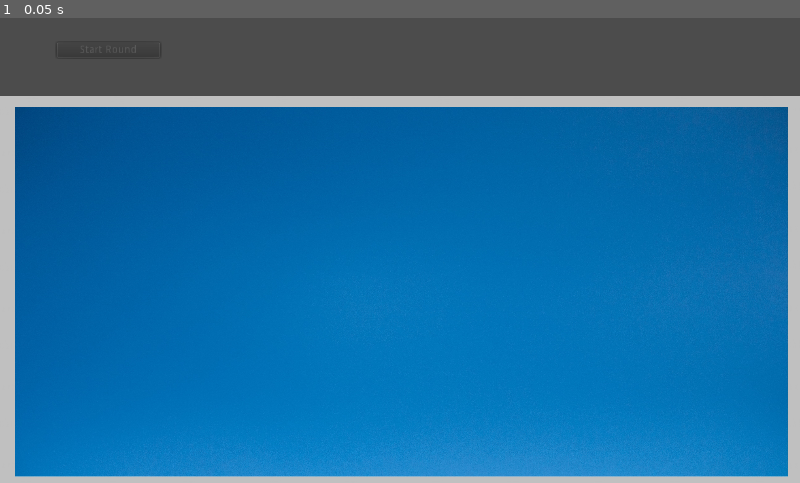
Above: before the commit, frame 1.
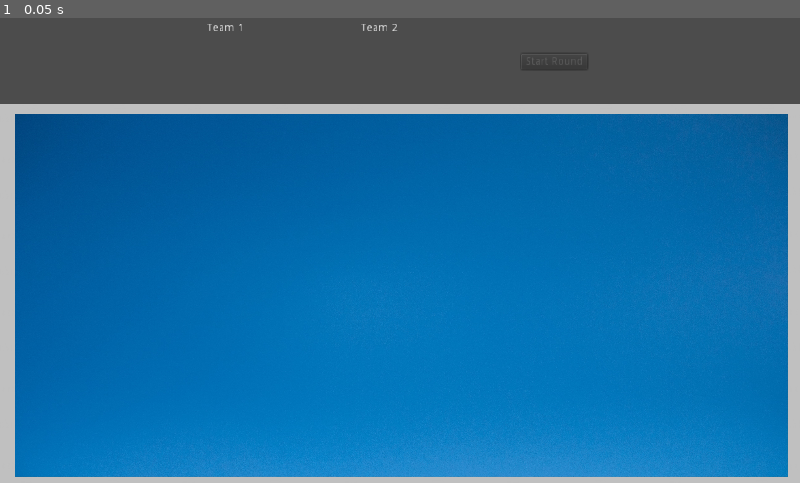
Above: after the commit, the same moment.

Repository: putskan/LolliBird
Game: Godot game, scene res://src/Game/Game.tscn
Same seed, same stepped clock (60 frames per second), same inputs: the game is played once before the commit and once after it. This scene is started directly instead of the project's main scene. Video files are missing from this copy of the repository; at most half a second of black plays in their place.
Inputs:
- Up to frame 1 (0.05 s): no input

The runs differ from the first frame. In frame 1, 3.4% of the frame differs, in the area x 0-100%, y 1-99%.
Error before the commit: Invalid call. Nonexistent function 'keys' in base 'Nil'. (res://src/Maps/Map.gd:83)
Error after the commit: Invalid call. Nonexistent function 'keys' in base 'Nil'. (res://src/Maps/Map.gd:36)

Commit message:
Add players captivity-related functions

Diff:
--- a/Game/Client/src/Game/Game.gd
+++ b/Game/Client/src/Game/Game.gd
@@ -1,7 +1,13 @@
 extends MarginContainer
 
+var scoreboard_player_label_name_pattern = 'ScoreboardLabel-%d'
 onready var start_round_button_node = find_node('StartRoundButton', true, false)
 onready var map_node = find_node('Map', true, false)
+onready var ui_scoreboard_nodes = {
+									'Team1': get_node("VBoxContainer/UIPane/Team1/Scoreboard"),
+									'Team2': get_node("VBoxContainer/UIPane/Team2/Scoreboard")
+								}
+
 signal game_round_start
 signal game_round_finish
 
@@ -11,9 +17,10 @@
 	else:
 		start_round_button_node.disabled = true
 	Server.connect('round_start', self, '_on_round_start')
-	Server.connect('round_finish', self, '_on_round_finish')
+	# Server.connect('round_finish', self, '_on_round_finish')
 	map_node.connect('player_caught', self, '_on_player_caught')
 	Server.connect('player_caught', self, '_on_player_caught')
+	ui_init_players_scoreboard()
 
 
 func _on_StartRoundButton_pressed():
@@ -37,17 +44,52 @@
 
 
 func _on_player_caught(catcher_pid, runner_pid):
-	print('_on_player_caught')
 	if runner_pid == Globals.player_id:
-		print('if1')
 		# received from map scene (becuase own player was eliminated)
 		Server.multicast_player_caught(catcher_pid, runner_pid)
 
 	else:
-		print('else')
 		var runner_node = map_node.find_node(str(runner_pid), true, false)
 		map_node.eliminate_player(runner_node)
 
 	### update UI, relevant variables, etc ###
-	print('Game.tscn: player caught!')
-	pass
+	handle_capture_data(catcher_pid, runner_pid)
+
+
+func handle_capture_data(catcher_pid, runner_pid):
+	save_capture_data(catcher_pid, runner_pid)
+	ui_save_capture_data(catcher_pid, runner_pid)
+	#release_captives()
+	#ui_release_captives()
+
+
+func save_capture_data(catcher_pid, runner_pid):
+	if not Globals.captures.has(catcher_pid):
+		Globals.captures[catcher_pid] = [runner_pid]
+	else:
+		Globals.captures[catcher_pid].append(runner_pid)
+
+
+func ui_save_capture_data(catcher_pid, runner_pid):
+	for scoreboard_parent in ui_scoreboard_nodes.values():
+		for player_label in scoreboard_parent.get_children():
+			if player_label.name == scoreboard_player_label_name_pattern % catcher_pid:
+				# increment by 1
+				var splitted_label_text = player_label.text.split(': ')
+				player_label.text = splitted_label_text[0] + ': %d' % (int(splitted_label_text[1]) + 1)
+
+			elif player_label.name == scoreboard_player_label_name_pattern % runner_pid:
+				var splitted_label_text = player_label.text.split(': ')
+				player_label.text = splitted_label_text[0] + ': 0'
+
+
+func ui_init_players_scoreboard():
+	for team_name in Globals.teams_players:
+		if team_name != 'Unassigned':
+			var parent_node = ui_scoreboard_nodes[team_name]
+			for pid in Globals.teams_players[team_name]:
+				var player_name = Globals.teams_players[team_name][pid]['player_name']
+				var player_label = Label.new()
+				player_label.name = scoreboard_player_label_name_pattern % pid
+				player_label.text = '%s: 0' % player_name
+				parent_node.add_child(player_label)
--- a/Game/Client/src/Game/Game.tscn
+++ b/Game/Client/src/Game/Game.tscn
@@ -6,6 +6,7 @@
 [node name="Game" type="MarginContainer"]
 anchor_right = 1.0
 anchor_bottom = 1.0
+margin_top = 10.0
 script = ExtResource( 2 )
 __meta__ = {
 "_edit_use_anchors_": false
@@ -13,20 +14,72 @@
 
 [node name="VBoxContainer" type="VBoxContainer" parent="."]
 margin_right = 1024.0
-margin_bottom = 604.0
+margin_bottom = 594.0
 
-[node name="UIPane" type="Control" parent="VBoxContainer"]
+[node name="UIPane" type="HBoxContainer" parent="VBoxContainer"]
 margin_right = 1024.0
 margin_bottom = 100.0
 rect_min_size = Vector2( 0, 100 )
+size_flags_horizontal = 5
+custom_constants/separation = 150
+alignment = 1
 
-[node name="StartRoundButton" type="Button" parent="VBoxContainer/UIPane"]
-anchor_left = 0.071
-anchor_top = 0.353
-anchor_right = 0.188
-anchor_bottom = 0.353
-margin_right = 12.0
-margin_bottom = 20.0
+[node name="Team1" type="VBoxContainer" parent="VBoxContainer/UIPane"]
+margin_left = 265.0
+margin_right = 312.0
+margin_bottom = 100.0
+custom_constants/separation = 15
+
+[node name="Team2Label" type="Label" parent="VBoxContainer/UIPane/Team1"]
+margin_right = 47.0
+margin_bottom = 14.0
+text = "Team 1"
+
+[node name="Scoreboard" type="GridContainer" parent="VBoxContainer/UIPane/Team1"]
+margin_top = 29.0
+margin_right = 47.0
+margin_bottom = 29.0
+custom_constants/hseparation = 30
+columns = 3
+
+[node name="Team2" type="VBoxContainer" parent="VBoxContainer/UIPane"]
+margin_left = 462.0
+margin_right = 509.0
+margin_bottom = 100.0
+custom_constants/separation = 15
+
+[node name="Team2Label" type="Label" parent="VBoxContainer/UIPane/Team2"]
+margin_right = 47.0
+margin_bottom = 14.0
+text = "Team 2"
+
+[node name="Scoreboard" type="GridContainer" parent="VBoxContainer/UIPane/Team2"]
+margin_top = 29.0
+margin_right = 47.0
+margin_bottom = 29.0
+custom_constants/hseparation = 30
+columns = 3
+
+[node name="Control" type="Control" parent="VBoxContainer/UIPane"]
+margin_left = 659.0
+margin_right = 759.0
+margin_bottom = 100.0
+rect_min_size = Vector2( 100, 100 )
+__meta__ = {
+"_edit_use_anchors_": false
+}
+
+[node name="StartRoundButton" type="Button" parent="VBoxContainer/UIPane/Control"]
+anchor_left = 0.5
+anchor_top = 0.5
+anchor_right = 0.5
+anchor_bottom = 0.5
+margin_left = -42.5
+margin_top = -10.0
+margin_right = 42.5
+margin_bottom = 10.0
+size_flags_horizontal = 4
+size_flags_vertical = 4
 text = "Start Round"
 __meta__ = {
 "_edit_use_anchors_": false
@@ -37,6 +90,6 @@
 anchor_bottom = 0.0
 margin_top = 104.0
 margin_right = 1024.0
-margin_bottom = 604.0
-rect_min_size = Vector2( 1024, 500 )
-[connection signal="pressed" from="VBoxContainer/UIPane/StartRoundButton" to="." method="_on_StartRoundButton_pressed"]
+margin_bottom = 594.0
+rect_min_size = Vector2( 1024, 490 )
+[connection signal="pressed" from="VBoxContainer/UIPane/Control/StartRoundButton" to="." method="_on_StartRoundButton_pressed"]
--- a/Game/Client/src/Maps/Map.gd
+++ b/Game/Client/src/Maps/Map.gd
@@ -12,59 +12,12 @@
 signal player_caught(catcher_pid, runner_pid)
 
 
-"""
-func _ready():
-	# request birds list
-	#########  Server.request_team_names_to_players_names()
-	# fetch response
-	Server.connect('response_received_team_names_to_players_names', self, 'align_birds_in_map')
-
-
-func align_birds_in_map(teams_to_players):
-	# get birds from server and insert to map
-	# :dict teams_to_players: {'Team1': ['Dave', 'Ben', ...], 'Team2': [...]}
-	for team_name in teams_to_players.keys():
-		if team_name != 'Unassigned':
-			for player_name in teams_to_players[team_name]:
-				init_bird(team_name, player_name)
-
-
-func init_bird(team_name, player_name):
-	var bird_aligner = Control.new()
-	var bird_node
-	if player_name == Globals.player_name:
-		bird_node = player_bird_res.instance()
-		# make bird distinguishable
-		bird_node.set_modulate(Color(248, 0, 0))
-	else:
-		# not the player itself.
-		bird_node = dummy_bird_res.instance()
-
-
-	bird_aligner.add_child(bird_node)
-	get_node("Floor/%sPlayers" % team_name).add_child(bird_aligner)
-
-	if team_name == 'Team1':
-		bird_node.position.x += 20
-
-	elif team_name == 'Team2':
-		# align to right
-		bird_aligner.set_h_size_flags(8)
-		bird_node.position.x -= 20
-		# mirror bird
-		bird_node.set_scale(Vector2(bird_node.scale.x * -1, bird_node.scale.y))
-"""
-
 func _ready():
 	init_all_players()
 	Server.connect('receive_players_states', self, 'update_all_players_states')
 	yield(get_tree(),"idle_frame")
 	var game_node = get_tree().get_current_scene()
 	game_node.connect('game_round_start', self, '_on_game_round_start')
-
-
-	# fetch response
-	####Server.connect('response_received_team_names_to_players_names', self, 'align_birds_in_map')
 
 
 func _on_game_round_start():
@@ -88,13 +41,13 @@
 
 
 func init_map_player(team_name, player_id, player_name):
-	var player_node = create_player_node(team_name, player_id, player_name)
+	var player_node = create_player_node(team_name, player_id)
 	# for reduction of complexity in other functions (e.g., update_all_players_states)
 	players_ids_to_nodes[player_id] = player_node
 	align_player_node(player_node, team_name)
 
 
-func create_player_node(team_name, player_id, player_name):
+func create_player_node(team_name, player_id):
 	var player_node
 	if player_id == Globals.player_id:
 		player_node = player_bird_res.instance()
@@ -135,7 +88,6 @@
 	var player_aligner = Control.new()
 	player_aligner.add_child(player_node)
 	get_node("%sPlayers" % team_name).add_child(player_aligner)
-
 	if team_name == 'Team1':
 		player_node.position.x += PLAYER_POSITION_OFFSET
 
@@ -162,11 +114,8 @@
 
 func handle_players_collision(other_player_id):
 	if is_player_caught_on_collision():
-		# notify own player was eliminated by another
 		emit_signal('player_caught', other_player_id, Globals.player_id)
 		eliminate_player(client_player_node)
-		### update details, send to server, hide player, etc. ###
-		pass
 
 
 func is_player_caught_on_collision():
--- a/Game/Client/src/Maps/Map.tscn
+++ b/Game/Client/src/Maps/Map.tscn
@@ -13,7 +13,7 @@
 [node name="Map" type="NinePatchRect"]
 anchor_right = 1.0
 anchor_bottom = 1.0
-margin_bottom = -100.0
+margin_bottom = -110.0
 texture = ExtResource( 1 )
 script = ExtResource( 2 )
 __meta__ = {
@@ -45,7 +45,7 @@
 [node name="Borders" type="StaticBody2D" parent="."]
 
 [node name="CollisionShape2D" type="CollisionShape2D" parent="Borders"]
-position = Vector2( 515.189, 496.923 )
+position = Vector2( 515.189, 484.923 )
 shape = SubResource( 1 )
 
 [node name="CollisionShape2D2" type="CollisionShape2D" parent="Borders"]
--- a/Game/Client/src/Players/Player.gd
+++ b/Game/Client/src/Players/Player.gd
@@ -40,7 +40,6 @@
 	Server.send_player_state(player_state)
 
 
-
-func _on_PlayersCollisionDetector_area_shape_entered(area_id, area, area_shape, self_shape):
+func _on_PlayersCollisionDetector_area_shape_entered(_area_id, area, _area_shape, _self_shape):
 	var other_player_id = int(area.get_parent().name)
 	emit_signal('collided_with_another_player', other_player_id)
--- a/Game/Client/src/Singletons/Globals.gd
+++ b/Game/Client/src/Singletons/Globals.gd
@@ -15,3 +15,4 @@
 var catchers_team = 'Team1'
 # var room_players_dict = {}
 var teams_players = null
+var captures = {}
--- a/Game/Client/src/Singletons/Server.gd
+++ b/Game/Client/src/Singletons/Server.gd
@@ -11,7 +11,7 @@
 signal add_team_player(team_name, player_id, player_attributes)
 signal start_game
 signal round_start
-signal round_finish
+# signal round_finish
 signal receive_players_states(players_states)
 signal player_caught(catcher_pid, runner_pid)
 
@@ -20,7 +20,7 @@
 	connect_to_server()
 
 
-func _process(delta):
+func _process(_delta):
 	if network.get_connection_status() in [NetworkedMultiplayerPeer.CONNECTION_CONNECTED, NetworkedMultiplayerPeer.CONNECTION_CONNECTING]:
 		network.poll();
 
@@ -91,7 +91,6 @@
 	# update in Globals.teams_players & change own player team if needed.
 	if old_team_name == new_team_name:
 		return
-	var player_data
 	Globals.teams_players[new_team_name][player_id] = Globals.teams_players[old_team_name][player_id]
 	Globals.teams_players[old_team_name].erase(player_id)
 
